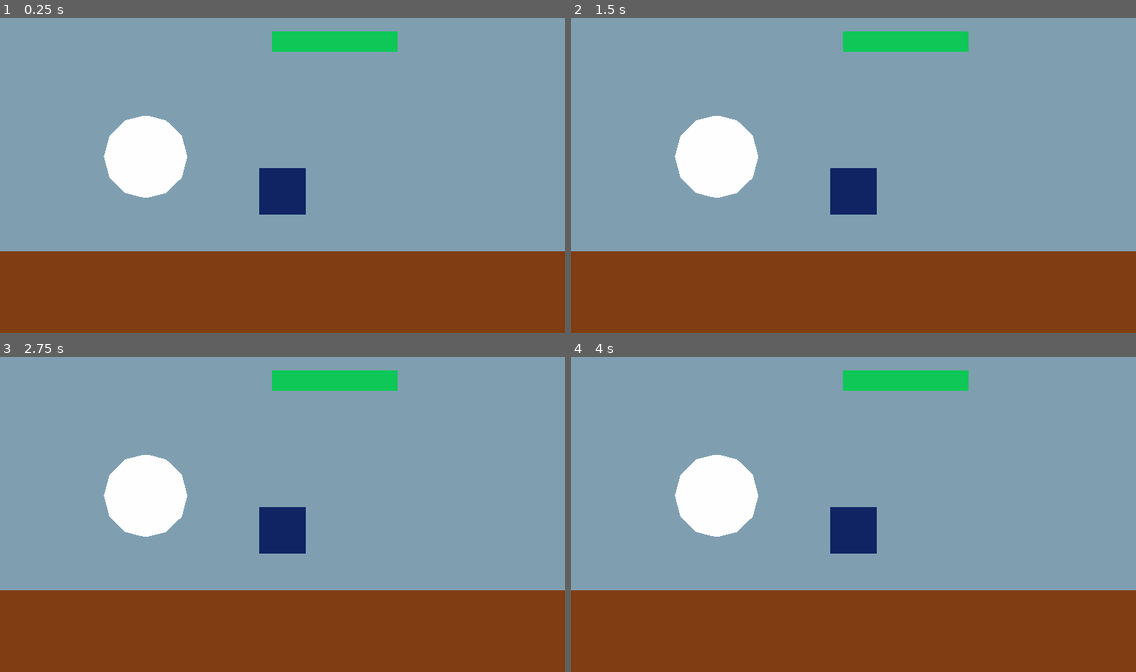
Above: before the commit, frames 1-4 (two rows, left to right).
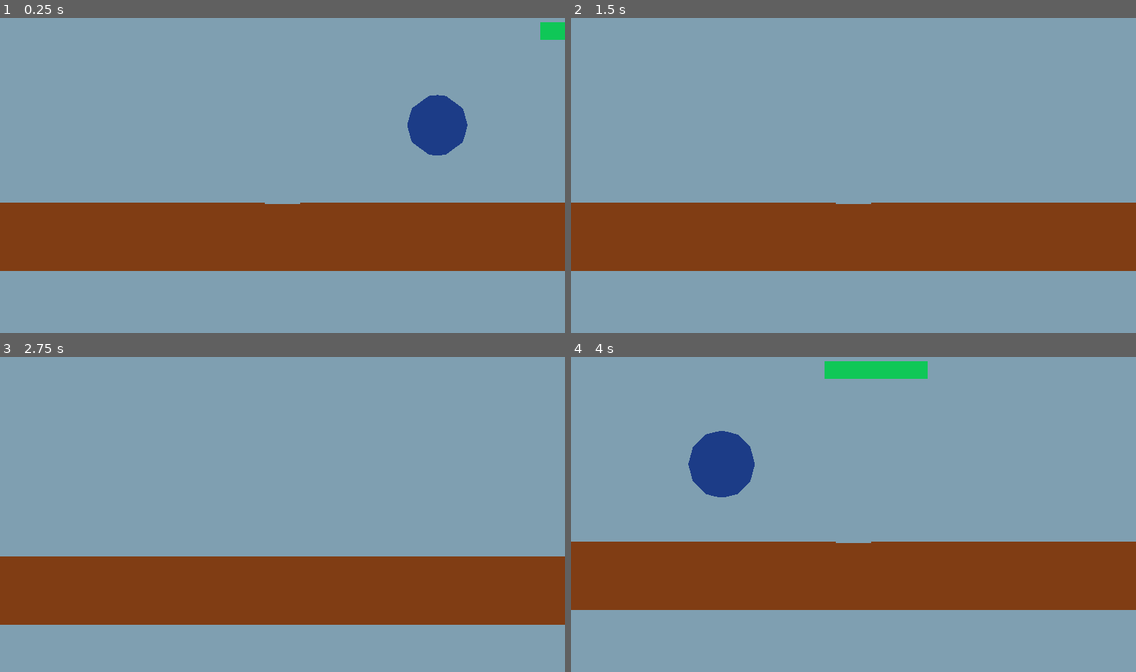
Above: after the commit, the same moments.

Repository: tessman322/Reiya
Game: Godot game, scene res://Level 1/level 1.tscn
Same seed, same stepped clock (60 frames per second), same inputs: the game is played once before the commit and once after it.
Inputs:
- Up to frame 1 (0.25 s): no input
- Up to frame 2 (1.5 s): tap Enter at 0.5 s; hold D (move_right, bound only after the commit) 0.53-1.28 s; hold W (move_in, bound only after the commit) 0.53-1.28 s; tap Space (jump, bound only after the commit) at 0.77, 1.07 s; tap S (move_out, bound only after the commit) at 0.8, 1.35 s; hold A (move_left, bound only after the commit) from 1.28 s (still down)
- Up to frame 3 (2.75 s): tap Space (jump, bound only after the commit) at 1.52, 1.55, 1.82 s; release A (move_left, bound only after the commit) at 2.03 s; hold D (move_right, bound only after the commit) from 2.03 s (still down); hold Space (jump, bound only after the commit) from 2.03 s (still down); tap W (move_in, bound only after the commit) at 2.3 s
- Up to frame 4 (4 s): release Space (jump, bound only after the commit) at 2.78 s; tap W (move_in, bound only after the commit) at 2.85 s; tap Space (jump, bound only after the commit) at 3.02, 3.32, 3.77, 3.8 s; tap S (move_out, bound only after the commit) at 3.05 s; release D (move_right, bound only after the commit) at 3.53 s; hold A (move_left, bound only after the commit) from 3.53 s (still down); hold S (move_out, bound only after the commit) from 3.53 s (still down)

The runs differ from the first frame. In frame 1, 42% of the frame differs, in the area x 0-100%, y 1-100%; in frame 2, 40%; in frame 3, 31%; in frame 4, 41%.

Commit message:
Add files via upload

Diff:
--- a/Level 1/level 1.tscn
+++ b/Level 1/level 1.tscn
@@ -9,6 +9,7 @@
 
 [sub_resource type="SpatialMaterial" id=6]
 flags_unshaded = true
+albedo_color = Color( 0.113725, 0.239216, 0.533333, 1 )
 
 [sub_resource type="BoxShape" id=2]
 
@@ -16,20 +17,21 @@
 
 [sub_resource type="BoxShape" id=4]
 
+[sub_resource type="PhysicsMaterial" id=8]
+friction = 100.0
+rough = true
+
 [sub_resource type="SphereShape" id=5]
 
-[sub_resource type="CubeMesh" id=7]
-
-[sub_resource type="SpatialMaterial" id=8]
-flags_unshaded = true
-albedo_color = Color( 0.0666667, 0.145098, 0.392157, 1 )
+[sub_resource type="SpatialMaterial" id=7]
+albedo_color = Color( 0.458824, 0.0627451, 0.0627451, 1 )
 
 [node name="Spatial" type="Spatial"]
 
 [node name="Meshes" type="CSGCombiner" parent="."]
 
-[node name="Cross-section" type="CSGBox" parent="Meshes"]
-transform = Transform( 30, 0, 0, 0, 20, 0, 0, 0, 14.6575, 6.52053, 4.95556, -21.5042 )
+[node name="Surface" type="CSGBox" parent="Meshes"]
+transform = Transform( 50, 0, 0, 0, 15, 0, 0, 0, 19.0753, -9.01175, 4.95556, -25.176 )
 
 [node name="Floor" type="CSGBox" parent="Meshes"]
 transform = Transform( 50, 0, 0, 0, 2, 0, 0, 0, 50, 0, 0, 0 )
@@ -44,7 +46,6 @@
 [node name="Ball" type="CSGSphere" parent="Meshes"]
 transform = Transform( 2, 0, 0, 0, 2, 0, 0, 0, 2, 0, 6.5, -7 )
 operation = 2
-radial_segments = 17
 material = SubResource( 6 )
 
 [node name="Floor" type="StaticBody" parent="."]
@@ -105,6 +106,7 @@
 
 [node name="Ball" type="StaticBody" parent="."]
 transform = Transform( 2, 0, 0, 0, 2, 0, 0, 0, 2, 0, 6.5, -7 )
+physics_material_override = SubResource( 8 )
 
 [node name="CollisionShape" type="CollisionShape" parent="Ball"]
 shape = SubResource( 5 )
@@ -113,16 +115,14 @@
 remote_path = NodePath("../../Meshes/Ball")
 
 [node name="Player" parent="." instance=ExtResource( 3 )]
-transform = Transform( 1, 0, 0, 0, 1, 0, 0, 0, 0.330618, 6.52053, 4.95556, -6.13028 )
+transform = Transform( 1, 0, 0, 0, 1, 0, 0, 0, 0.190753, -9.01175, 4.95556, -5.7192 )
 
 [node name="Camera" type="Camera" parent="Player"]
-transform = Transform( 1, 0, 0, 0, 1, 0, 0, 0, 3.02464, 0, 1, 31.846 )
+transform = Transform( 1, 0, 0, 0, 1, 0, 0, 0, 5.24239, 0, 1, 70 )
 
 [node name="RemoteTransform" type="RemoteTransform" parent="Player"]
-transform = Transform( 30, 0, 0, 0, 20, 0, 0, 0, 44.3336, 0, 0, -46.5007 )
-remote_path = NodePath("../../Meshes/Cross-section")
+transform = Transform( 50, 0, 0, 0, 15, 0, 0, 0, 100, 0, 0, -102 )
+remote_path = NodePath("../../Meshes/Surface")
 
-[node name="CSGMesh" type="CSGMesh" parent="Player"]
-transform = Transform( 1, 0, 0, 0, 1, 0, 0, 0, 1, 0, 0, 0 )
-mesh = SubResource( 7 )
-material = SubResource( 8 )
+[node name="CSGBox2" type="CSGBox" parent="Player"]
+material = SubResource( 7 )
--- a/Shaders/wall shader.tres
+++ b/Shaders/wall shader.tres
@@ -1,5 +1,4 @@
 [gd_resource type="SpatialMaterial" format=2]
 
 [resource]
-flags_unshaded = true
 albedo_color = Color( 0.494118, 0.909804, 0.882353, 1 )
--- a/Unnamed Hero/player.gd
+++ b/Unnamed Hero/player.gd
@@ -1,16 +1,63 @@
 extends KinematicBody
+var MAX_Speed:int=30
+var acceleration:int=120
+var jumpforce:int=55
+var gravity:int=180
+
+var last_axis_x:int=0
+var last_axis_z:int=0
+var velocity:Vector3=Vector3.ZERO
+
+func _physics_process(delta):
+	var axis=get_input_axis()
+	if axis==Vector3.ZERO:
+		apply_friction(acceleration*delta)
+	else:
+		apply_movement(axis,acceleration*delta)
+	velocity.y-=gravity*delta
+	if is_on_floor():
+		if Input.is_action_pressed("jump"):
+			velocity.y+=jumpforce
+	print(velocity.length())
+	velocity=move_and_slide(velocity,Vector3.UP)
 
 
-# Declare member variables here. Examples:
-# var a = 2
-# var b = "text"
+func get_input_axis():
+	var axis=Vector3.ZERO
+	if Input.is_action_pressed("move_right") and not Input.is_action_pressed("move_left"):
+		axis.x=1
+		last_axis_x=1
+	if Input.is_action_pressed("move_left") and not Input.is_action_pressed("move_right"):
+		axis.x=-1
+		last_axis_x=-1
+	if Input.is_action_pressed("move_out") and not Input.is_action_pressed("move_in"):
+		axis.z=1
+		last_axis_z=1
+	if Input.is_action_pressed("move_in") and not Input.is_action_pressed("move_out"):
+		axis.z=-1
+		last_axis_z=-1
+	if Input.is_action_pressed("move_out") and Input.is_action_pressed("move_in"):
+		axis.z=-last_axis_z
+	if Input.is_action_pressed("move_left") and Input.is_action_pressed("move_right"):
+		axis.x=-last_axis_x
+	return axis.normalized()
 
+func apply_friction(fr_amount):
+	if sqrt((velocity.x*velocity.x)+(velocity.z*velocity.z))>fr_amount:
+		velocity.x-=(velocity.sign().x)*fr_amount
+		velocity.z-=(velocity.sign().z)*fr_amount
+	else:
+		velocity.x=0
+		velocity.z=0
 
-# Called when the node enters the scene tree for the first time.
-func _ready():
-	pass # Replace with function body.
-
-
-# Called every frame. 'delta' is the elapsed time since the previous frame.
-#func _process(delta):
-#	pass
+func apply_movement(axis,accl_amount):
+	velocity.x+=axis.x*accl_amount
+	velocity.z+=axis.z*accl_amount
+	if sqrt((velocity.x*velocity.x)+(velocity.z*velocity.z))>MAX_Speed:
+		if velocity.x==0:
+			velocity.z=axis.z*MAX_Speed
+		elif velocity.z==0:
+			velocity.x=axis.x*MAX_Speed
+		else:
+			velocity.x=axis.x*MAX_Speed/1.414
+			velocity.z=axis.z*MAX_Speed/1.414
--- a/project.godot
+++ b/project.godot
@@ -23,6 +23,34 @@
 
 window/vsync/use_vsync=false
 
+[input]
+
+move_left={
+"deadzone": 0.5,
+"events": [ Object(InputEventKey,"resource_local_to_scene":false,"resource_name":"","device":0,"alt":false,"shift":false,"control":false,"meta":false,"command":false,"pressed":false,"scancode":65,"unicode":0,"echo":false,"script":null)
+ ]
+}
+move_right={
+"deadzone": 0.5,
+"events": [ Object(InputEventKey,"resource_local_to_scene":false,"resource_name":"","device":0,"alt":false,"shift":false,"control":false,"meta":false,"command":false,"pressed":false,"scancode":68,"unicode":0,"echo":false,"script":null)
+ ]
+}
+jump={
+"deadzone": 0.5,
+"events": [ Object(InputEventKey,"resource_local_to_scene":false,"resource_name":"","device":0,"alt":false,"shift":false,"control":false,"meta":false,"command":false,"pressed":false,"scancode":32,"unicode":0,"echo":false,"script":null)
+ ]
+}
+move_in={
+"deadzone": 0.5,
+"events": [ Object(InputEventKey,"resource_local_to_scene":false,"resource_name":"","device":0,"alt":false,"shift":false,"control":false,"meta":false,"command":false,"pressed":false,"scancode":87,"unicode":0,"echo":false,"script":null)
+ ]
+}
+move_out={
+"deadzone": 0.5,
+"events": [ Object(InputEventKey,"resource_local_to_scene":false,"resource_name":"","device":0,"alt":false,"shift":false,"control":false,"meta":false,"command":false,"pressed":false,"scancode":83,"unicode":0,"echo":false,"script":null)
+ ]
+}
+
 [rendering]
 
 environment/default_environment="res://default_env.tres"
